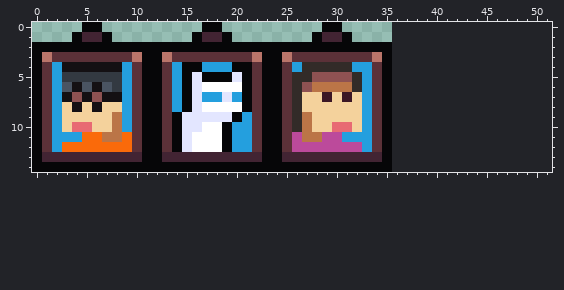
Two versions of one pixel-art file, Assets/Rooms/Sprites/Decorations.aseprite. The first picture shows the starting point.
36x15 pixels, 1 frame. The old version is drawn lined up with the new one, on the new canvas.
And afterwards:
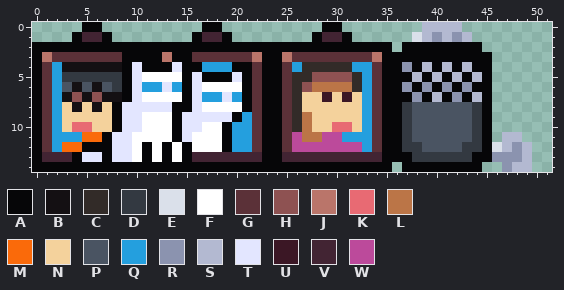
Palette (. is transparent): A #060608  B #141013  C #322b28  D #333941  E #dae0ea  F #ffffff  G #5b3138  H #8e5252  J #ba756a  K #e86a73  L #bb7547  M #fa6a0a  N #f4d29c  P #4a5462  Q #249fde  R #8b93af  S #b3b9d1  T #e3e6ff  U #3b1725  V #422433  W #bc4a9b
The exact change:
canvas 36x15 -> 52x15
y 0: x 39..42 .... -> SSSS
y 1: x 38..43 ...... -> ESRSRS
y 2: x 37..44 ........ -> AAAAAAAA
y 3: x 9..10 GJ -> AA; x 14..15 GG -> AA; x 36..45 .......... -> AAAAAAAAAA
y 4: x 9..10 QG -> AT; x 13..14 GQ -> AT; x 36..45 .......... -> ARASASASAA
y 5: x 9..14 QGAAGQ -> ATFFFF; x 36..45 .......... -> AASASASASA
y 6: x 9..13 QGAAG -> ATQQT; x 36..45 .......... -> ARARARARAA
y 7: x 9..14 QGAAGQ -> ATFFFF; x 36..45 .......... -> AARASARASA
y 8: x 8..14 NQGAAGQ -> ATTTTTA; x 36..45 .......... -> ADPPPPPPDA
y 9..10: x 8..13 LQGAAG -> ATTFFF; x 36..45 .......... -> ADPPPPPPDA
y 11: x 7..13 LLMGAAG -> ATTFFFF; x 36..45 .......... -> ADPPPPPPDA; x 47..48 .. -> SS
y 12: x 5..10 MMMMMG -> AAATTF; x 12..15 AGAT -> FAFA; x 36..49 .............. -> ADDPPPPDDAESRS
y 13: x 4..10 VVVVVVV -> ATTATTF; x 12..15 AVVV -> FAFA; x 36..49 .............. -> AADDDDDDAARRRS
y 14: x 37..44 ........ -> AAAAAAAA; x 47..49 ... -> RSS
